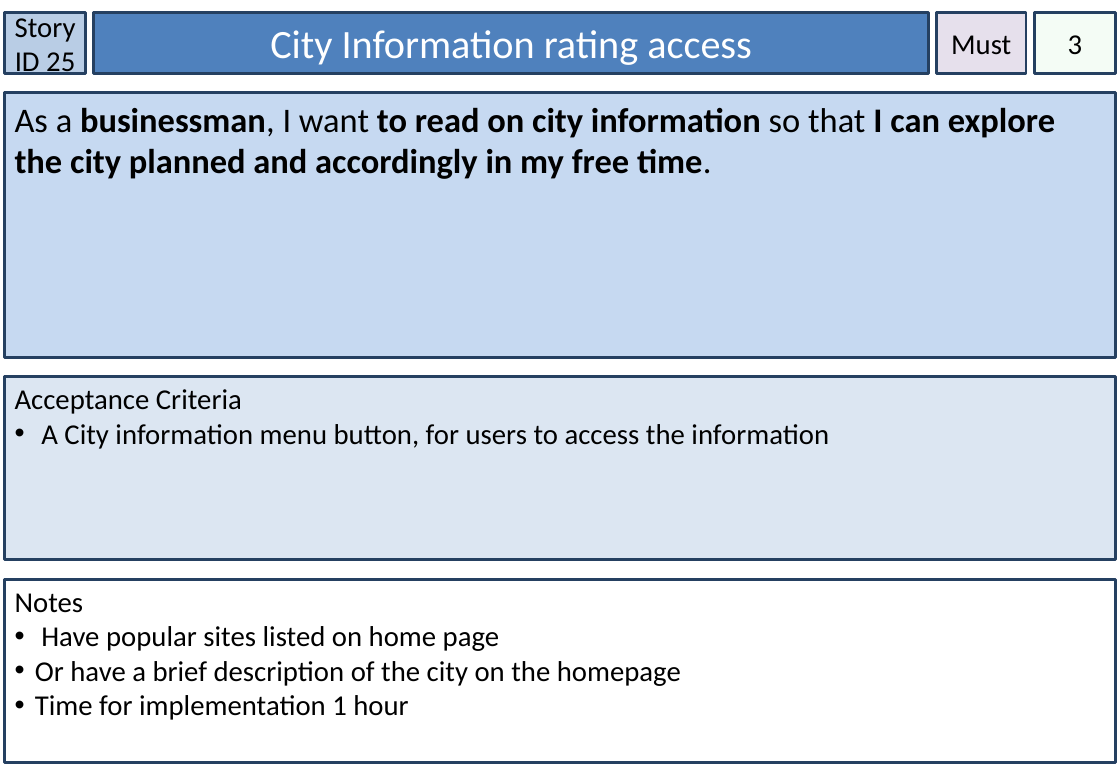
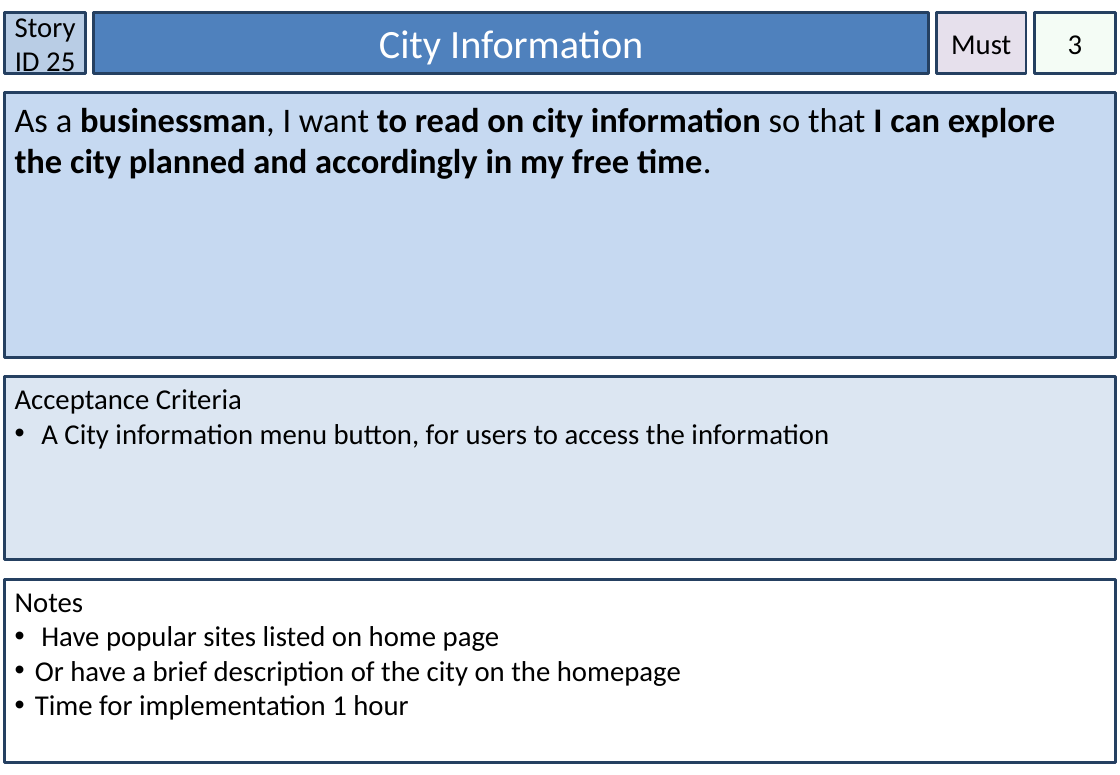
Before and after one commit to amckellar28/I-am-the-Scrub-Master, a slide deck: slide 26 of User_Stories.pptx. Drawn at 1120x775 pixels with LibreOffice and Linux fonts; fonts in the diff are those of the drawing. Boxes give left, top, right and bottom in pixels: in the first picture for what was removed or moved away, otherwise in the second. Text is boxed around its words. In the diff, an @@ line names an element or a change of style, - is before the commit and + after.

```diff
--- a/User_Stories.pptx
+++ b/User_Stories.pptx
@@ text in rectangle at [379, 30, 643, 65]: text changed @@
-City Information rating access
+City Information
```
Also in this commit, not shown: 1 other slide changed, 21 other files.
